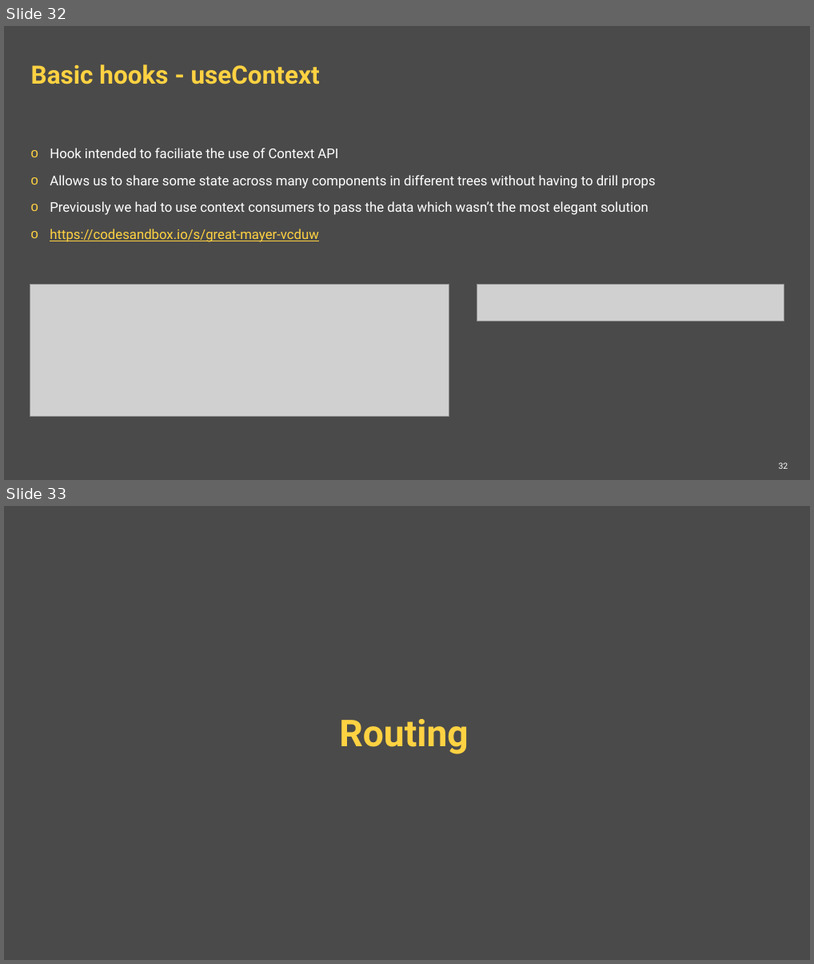
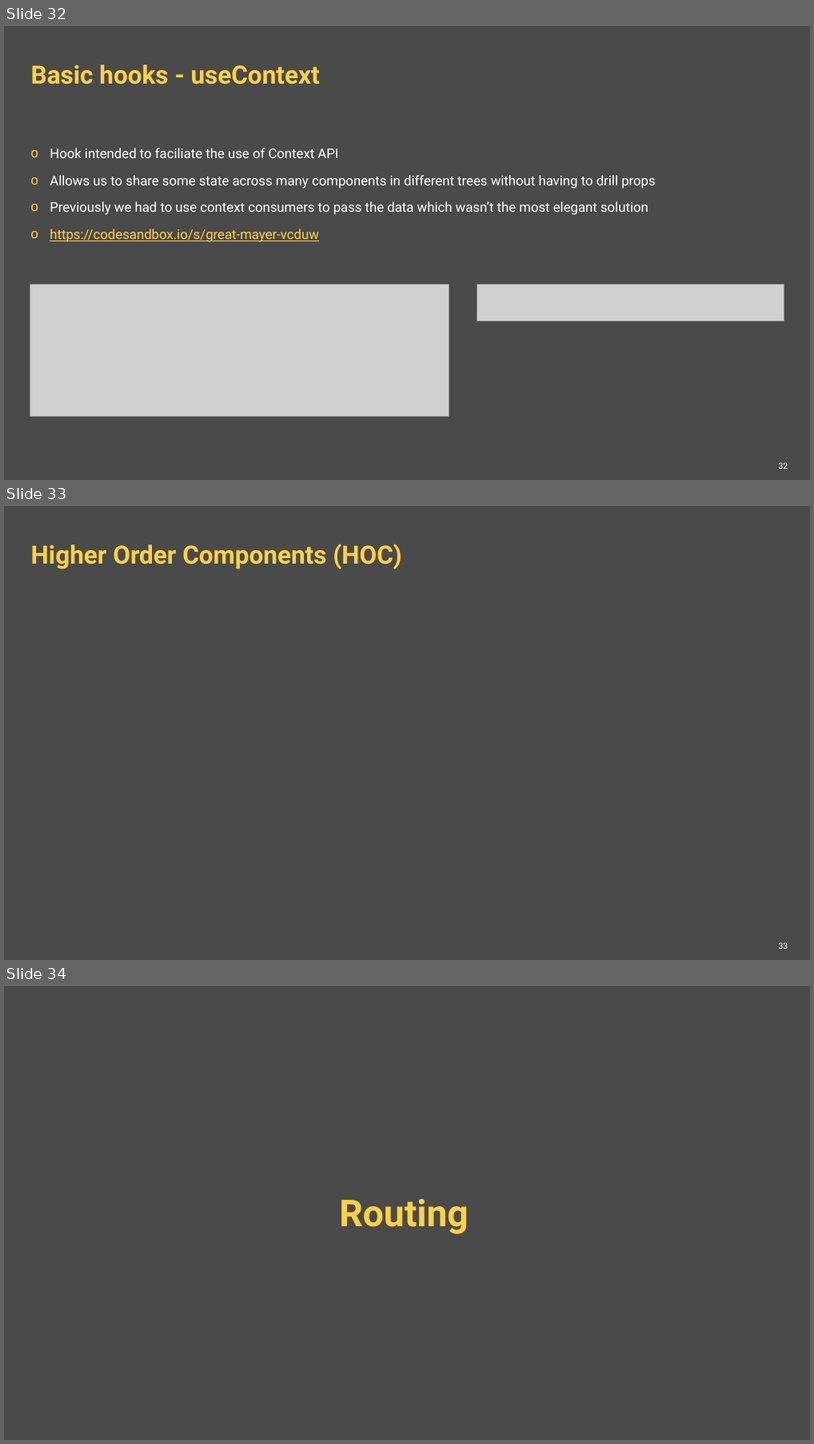
Before and after one commit to ppuzio/react-course-examples, a slide deck: React BEST course.pptx. Shown one above the other, each under a label of ours: slides 32 and 33 before the commit, slides 32, 33 and 34 after it. The pictures are 814x964 and 814x1444 pixels, drawn with LibreOffice and Linux fonts; fonts in the diff are those of the drawing; grey boxes stand for pictures; background and template pictures are left out. Boxes give left, top, right and bottom in pixels: in the first picture for what was removed or moved away, otherwise in the second. Text is boxed around its words. In the diff, an @@ line names an element or a change of style, - is before the commit and + after.

```diff
--- a/React BEST course.pptx
+++ b/React BEST course.pptx
@@ slide 33 added at (4,506,810,960), background #4A4A4A @@
@@ title added at (31,544,402,569), 30 pt, text #FFD242, bold @@
+Higher Order Components (HOC)
@@ page number added at (779,942,789,948), 10 pt, text #FFFFFF @@
+33
@@ what was slide 33 is now slide 34 @@
```
Also in this commit, not shown: 1 slide changed, 4 other slides added, 4 other files.
